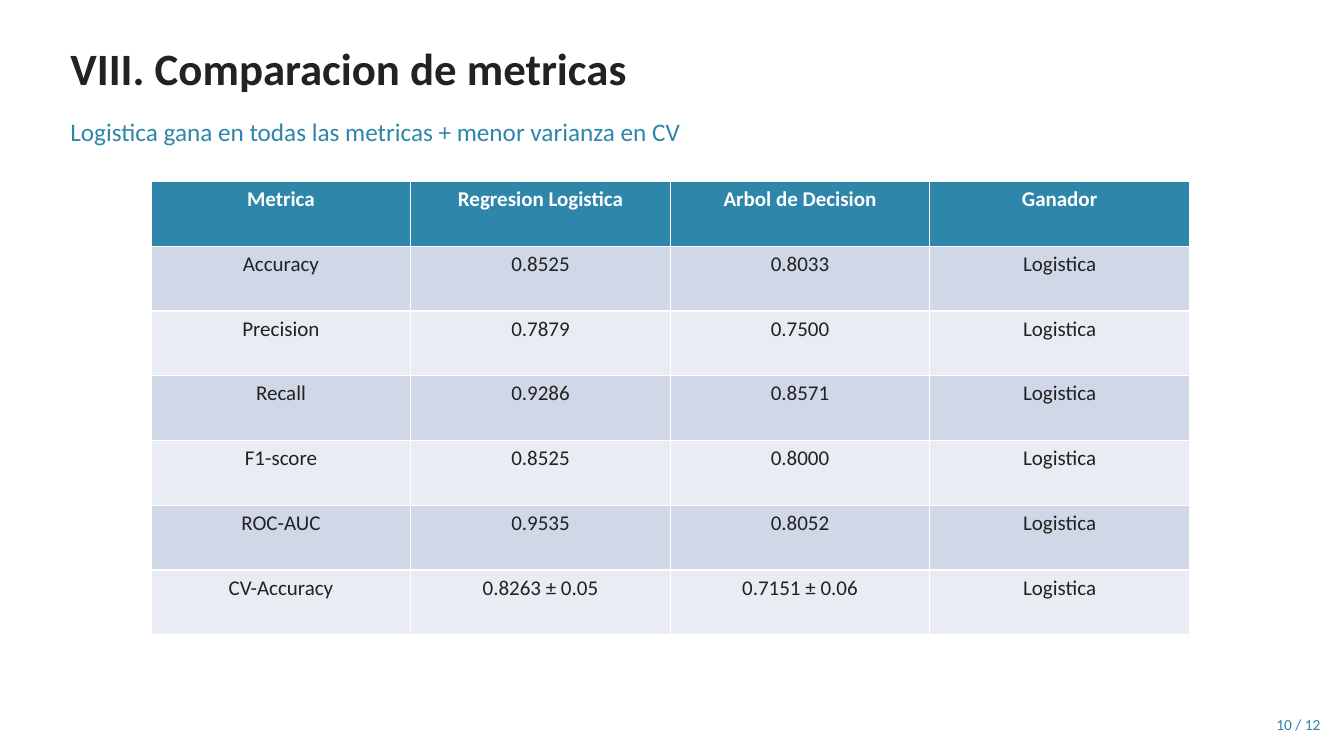
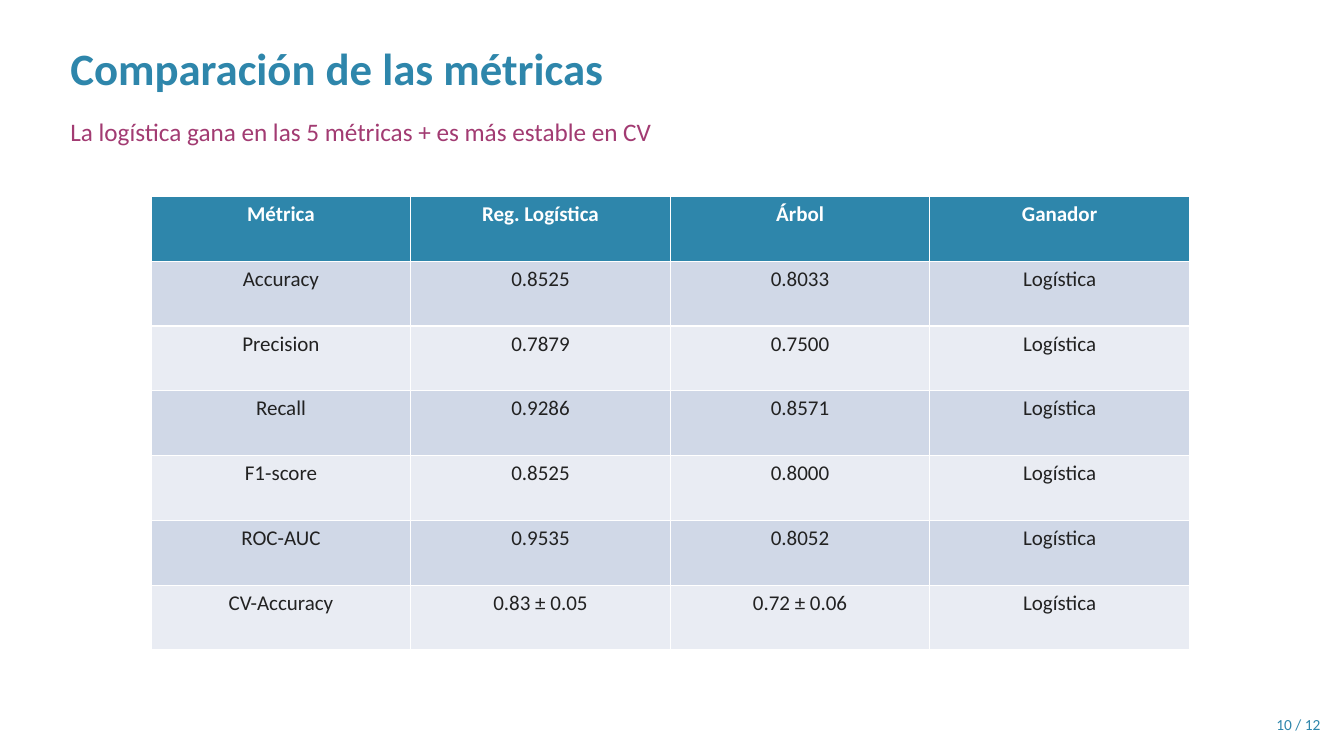
Before and after one commit to JAAM010/seminario-datos-heart-disease, a slide deck: slide 10 of Entregable2/Presentacion_Sustentacion.pptx. Drawn at 1344x756 pixels with LibreOffice and Linux fonts; fonts in the diff are those of the drawing. Boxes give left, top, right and bottom in pixels: in the first picture for what was removed or moved away, otherwise in the second. Text is boxed around its words. In the diff, an @@ line names an element or a change of style, - is before the commit and + after.

```diff
--- a/Entregable2/Presentacion_Sustentacion.pptx
+++ b/Entregable2/Presentacion_Sustentacion.pptx
@@ text at bbox=[70, 53, 603, 92]: text changed; text colour #222222 to #2E86AB @@
-VIII. Comparacion de metricas
+Comparación de las métricas
@@ text at bbox=[70, 123, 651, 146]: text changed; text colour #2E86AB to #A23B72 @@
-Logistica gana en todas las metricas + menor varianza en CV
+La logística gana en las 5 métricas + es más estable en CV
@@ table at bbox=[151, 197, 1192, 650] @@
-row 1: Metrica | Regresion Logistica | Arbol de Decision | Ganador
+row 1: Métrica | Reg. Logística | Árbol | Ganador
-row 2, column 4: Logistica
+row 2, column 4: Logística
-row 3, column 4: Logistica
+row 3, column 4: Logística
-row 4, column 4: Logistica
+row 4, column 4: Logística
-row 5, column 4: Logistica
+row 5, column 4: Logística
-row 6, column 4: Logistica
+row 6, column 4: Logística
-row 7: CV-Accuracy | 0.8263 ± 0.05 | 0.7151 ± 0.06 | Logistica
+row 7: CV-Accuracy | 0.83 ± 0.05 | 0.72 ± 0.06 | Logística
@@ table: place and size @@
-table at bbox=[151, 181, 1192, 635]
+table at bbox=[151, 197, 1192, 650]
```
Also in this commit, not shown: 7 other slides changed, 4 slides added, 4 slides removed.
